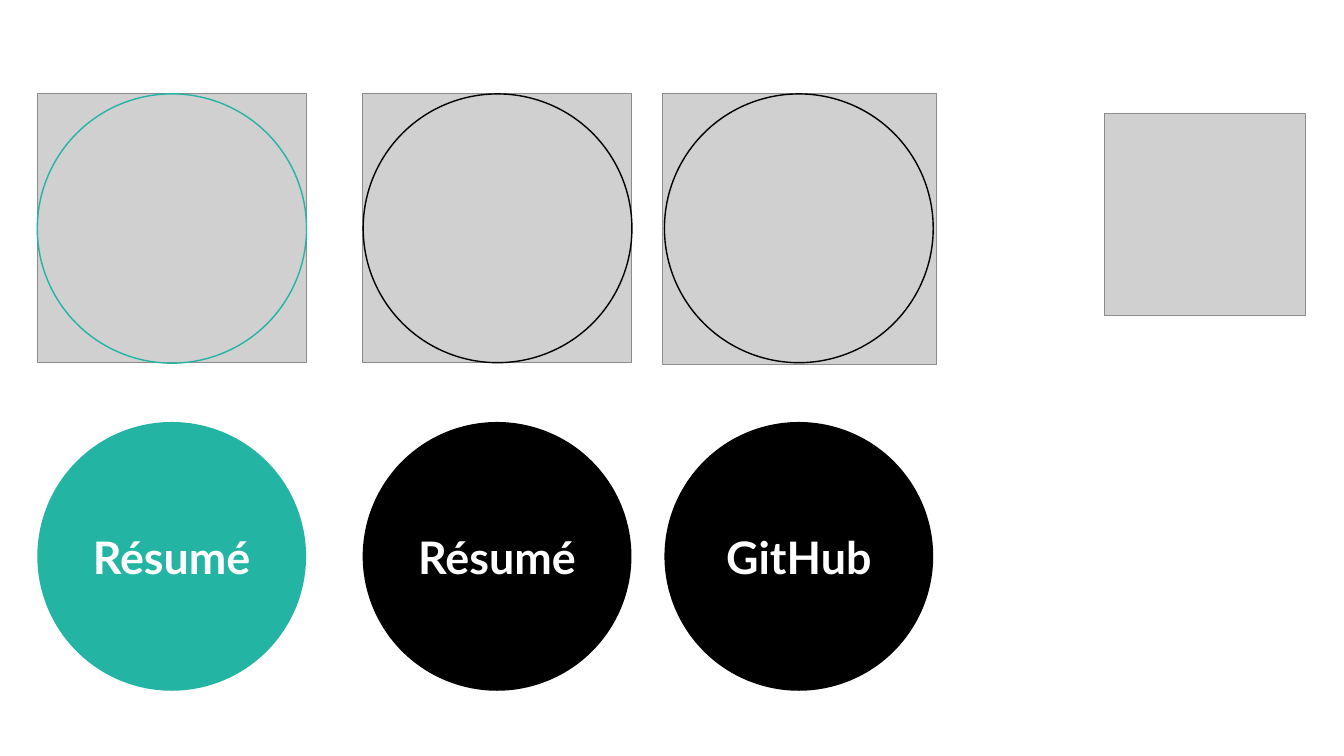
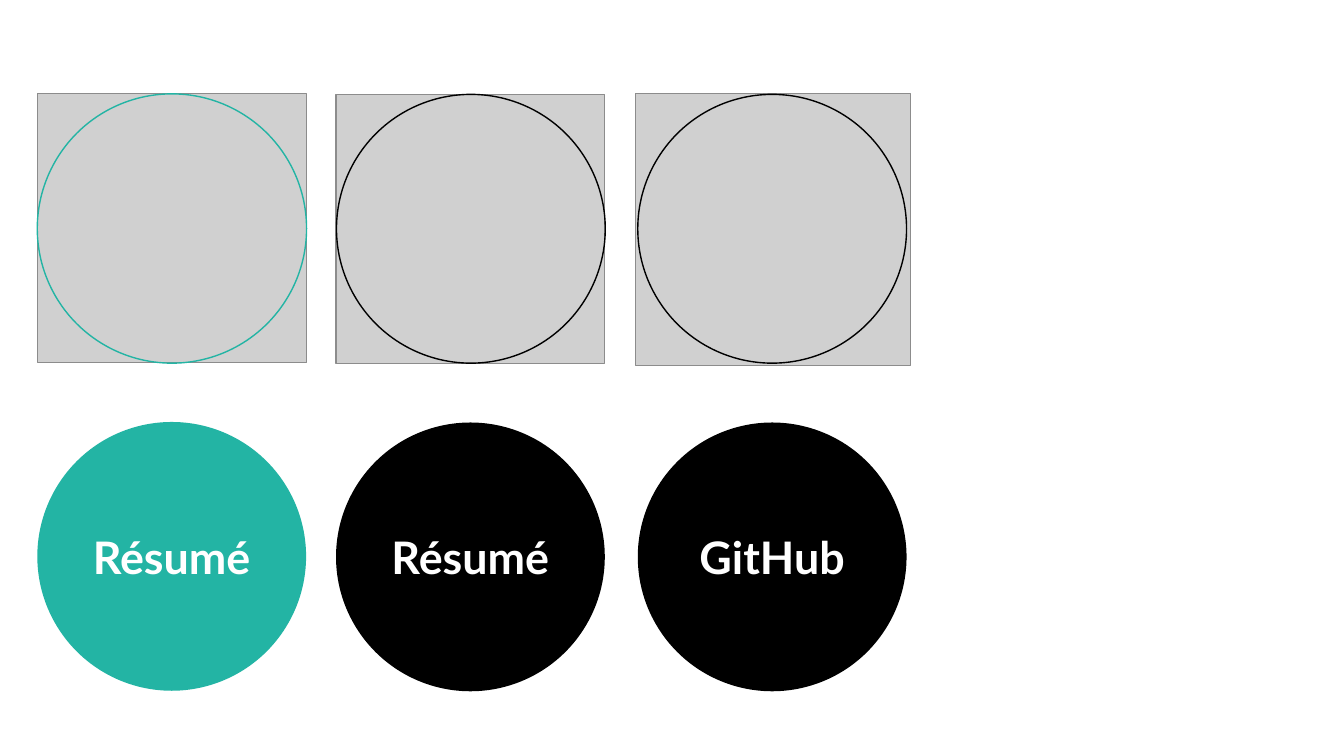
Before and after one commit to pransudash/pransudash.github.io, a slide deck: slide 2 of img/button_hover.pptx. Drawn at 1344x756 pixels with LibreOffice and Linux fonts; fonts in the diff are those of the drawing; grey boxes stand for pictures. Boxes give left, top, right and bottom in pixels: in the first picture for what was removed or moved away, otherwise in the second. Text is boxed around its words. In the diff, an @@ line names an element or a change of style, - is before the commit and + after.

```diff
--- a/img/button_hover.pptx
+++ b/img/button_hover.pptx
@@ 4 ellipses, 2 pictures: place and size @@
-4 ellipses, 2 pictures at [363, 94, 937, 692]
+4 ellipses, 2 pictures at [336, 94, 910, 692]
@@ picture removed at [1104, 114, 1306, 316] @@
```
Also in this commit, not shown: 1 other slide changed, 36 other files.
